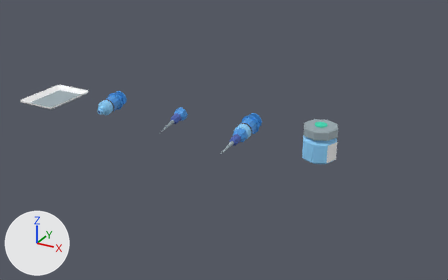
Renders of the glTF model public/models/Props.glb from each side of a commit.
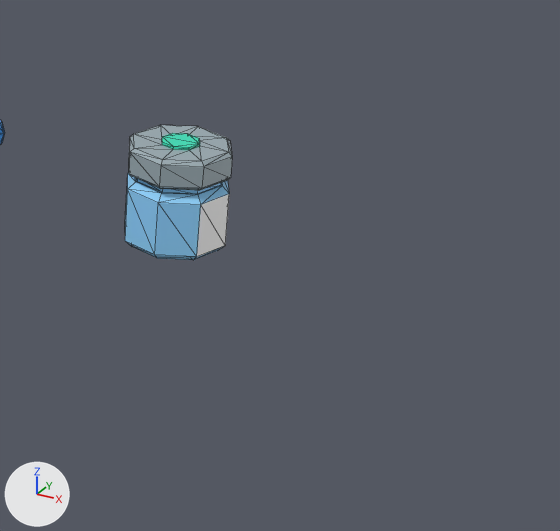
Each version appears first whole from a 50 mm lens placed at (2.16, -6.2, 3.06), pointed at (-1.26, 0.03, -0.06), and next in a close-up on the part from 58% to 100% of the width and 28% to 91% of the height. Lighting does not change. The marker at lower left points along +X, +Y and +Z. The close-ups show mesh edges as thin lines. Vertices at the same position are counted once.

Objects in the first close-up: 'VaccineA'.
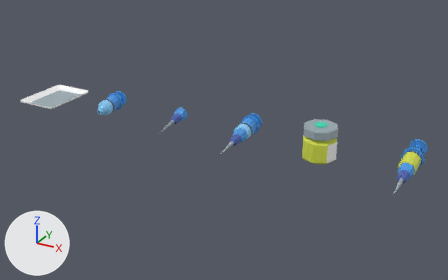
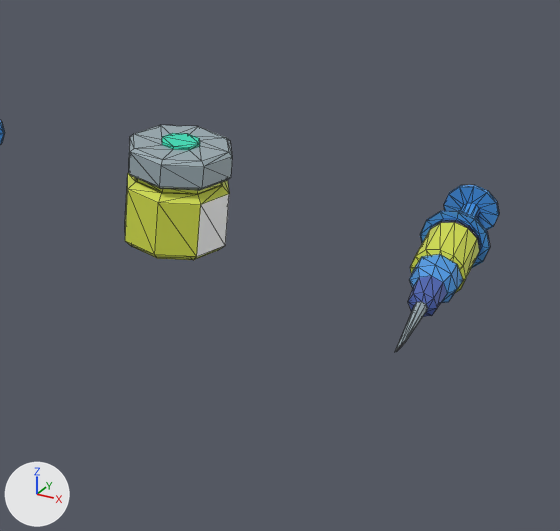
Location of each change, [x1, y1, x2, y2] in pixels of the close-ups (560 x 531 px):
'Syringe_Loaded', added: after [395, 185, 499, 352]
part 1 of me_cylinder_002, surface changed (blue to yellow): [125, 173, 229, 260] in both

What changed in the scene script:
```text
Change me_cylinder_002:
    where me_cylinder_002.from_pydata(...)  # 96 vertices, 188 faces; spans x -0.205..0.205, y -0.205..0.205, z -0.005..0.415
    used by ob_vaccinea; location = (0.0, 0.0, 0.0)
    me_cylinder_002 part 1: texture (UV) coordinates of 84 of 188 faces, centred in x -0.185..0.185, y -0.185..0.185, z -0.005..0.28, changed; they spanned u 0.02..0.11, v 0.15..0.23 and now span u 0.16..0.48, v 0.52..0.85
Add me_cylinder_004:
    me_cylinder_004.from_pydata(...)  # 264 vertices, 526 faces; spans x -0.127..0.125, y -0.542..0.505, z 0.001..0.258
    me_cylinder_004.materials.append(mat_material)  # picture img_colorpalette
Add ob_syringe_loaded:
    ob_syringe_loaded = bpy.data.objects.new('Syringe_Loaded', me_cylinder_004)
    ob_syringe_loaded.location = (1.0, 0.0, 0.0)
```
